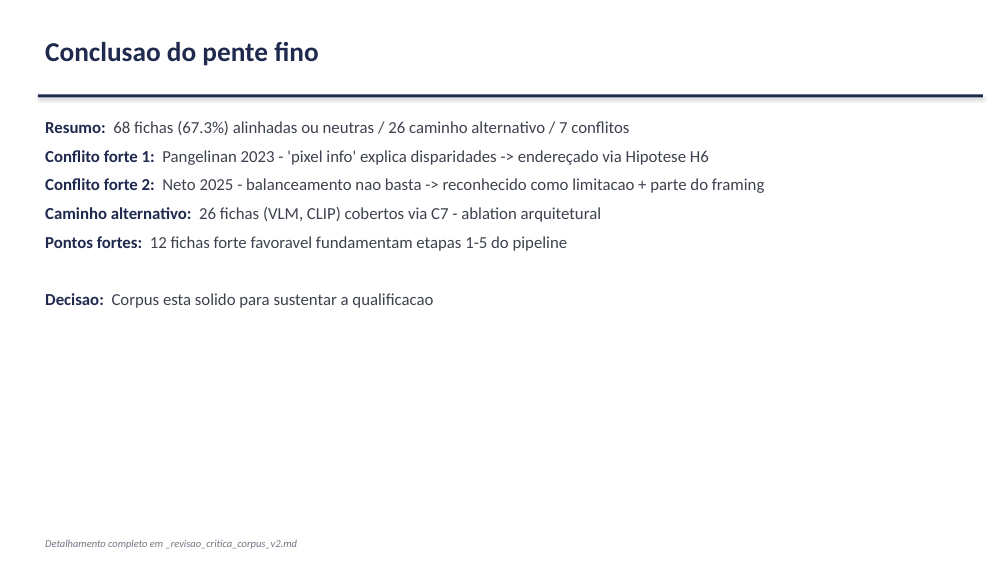
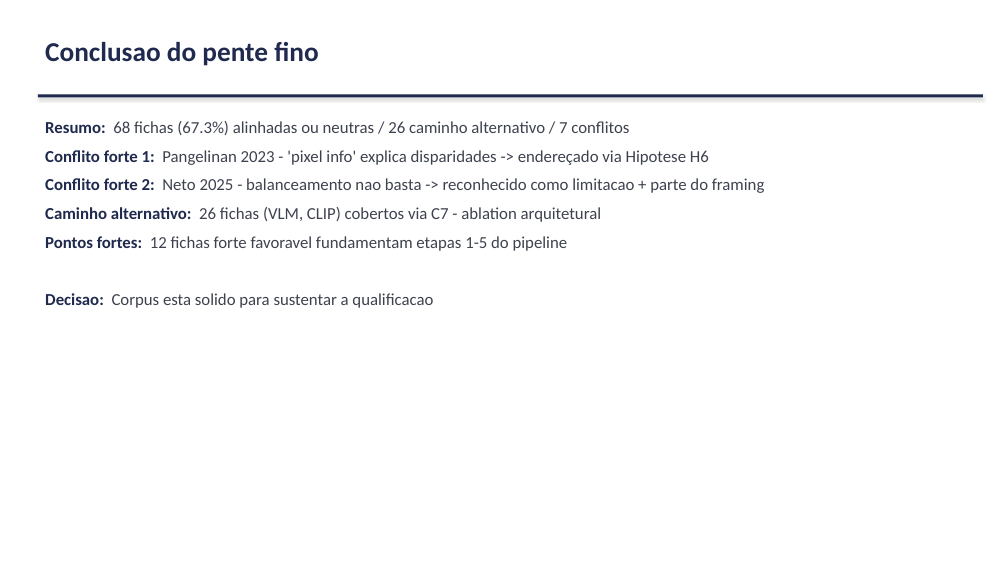
Before and after one commit to marcellozzetti/Facial-Recognition-Models-Mitigating-Bias, a slide deck: slide 10 of docs/ativo/material_reuniao_orientador_2026-06-15.pptx. Drawn at 1008x567 pixels with LibreOffice and Linux fonts; fonts in the diff are those of the drawing. Boxes give left, top, right and bottom in pixels: in the first picture for what was removed or moved away, otherwise in the second. Text is boxed around its words. In the diff, an @@ line names an element or a change of style, - is before the commit and + after.

```diff
--- a/docs/ativo/material_reuniao_orientador_2026-06-15.pptx
+++ b/docs/ativo/material_reuniao_orientador_2026-06-15.pptx
@@ text removed at <box>45,540,297,549</box> @@
-Detalhamento completo em _revisao_critica_corpus_v2.md
```
Also in this commit, not shown: 9 other slides changed, 1 other file.
